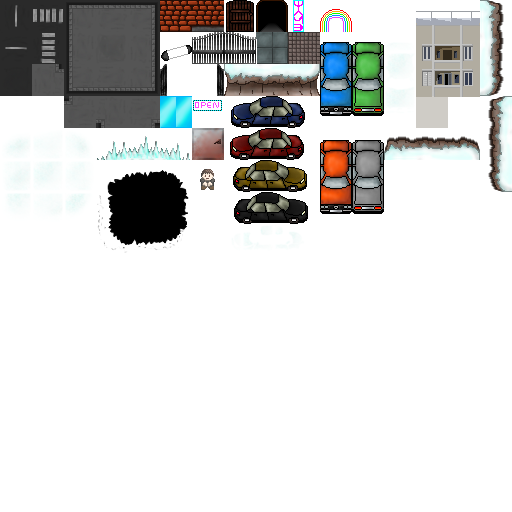
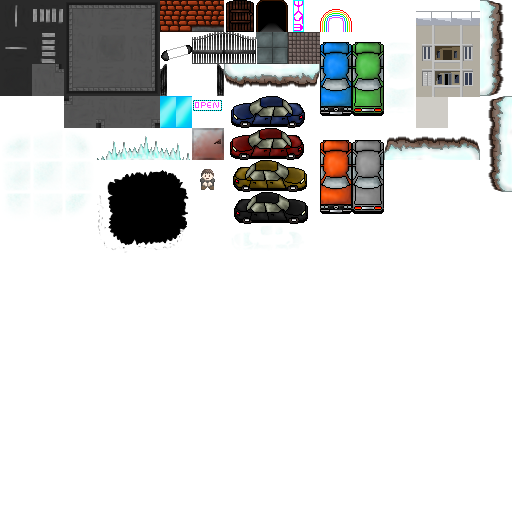
Layer changes from the first 512x512 image to the second:
painted on "Calque 10 copie 2" over (224, 64, 320, 96)
